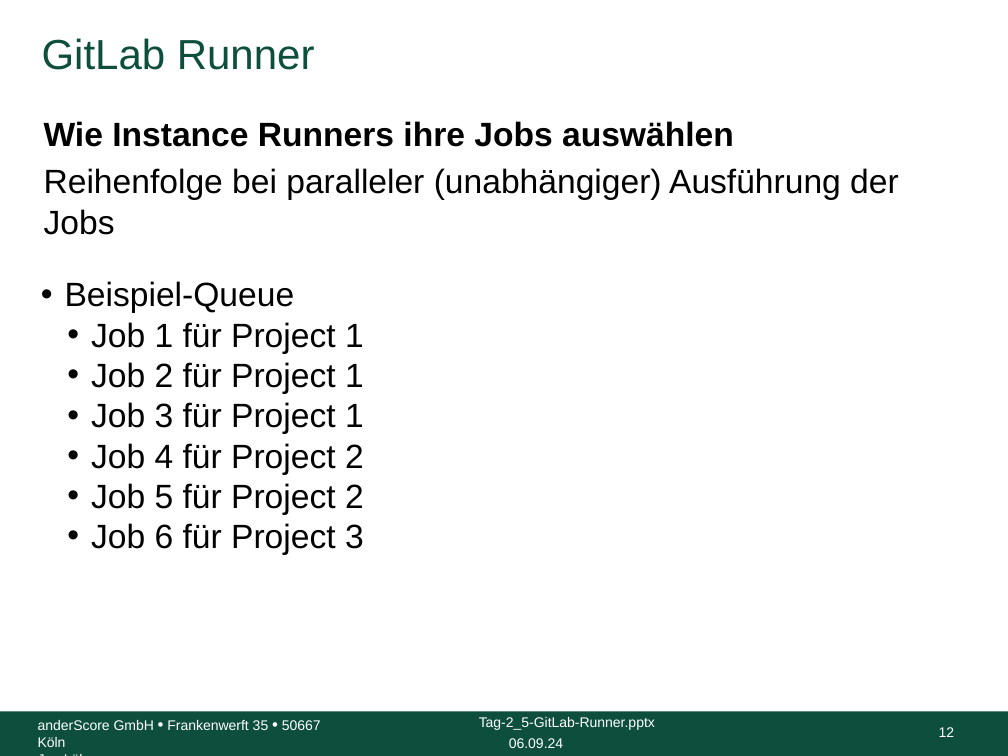
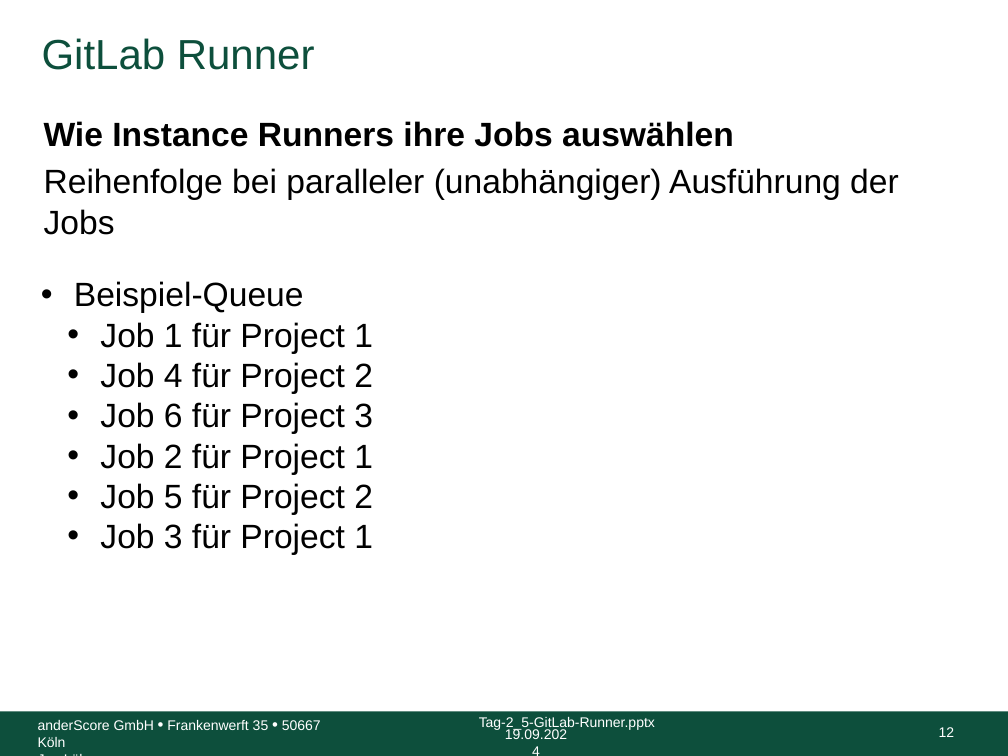
Before and after one commit to anderscore-gmbh/gitlab, a slide deck: slide 12 of slides/Tag-2_5-GitLab-Runner.pptx. Drawn at 1008x756 pixels with LibreOffice and Linux fonts; fonts in the diff are those of the drawing; background and template pictures are left out. Boxes give left, top, right and bottom in pixels: in the first picture for what was removed or moved away, otherwise in the second. Text is boxed around its words. In the diff, an @@ line names an element or a change of style, - is before the commit and + after.

```diff
--- a/slides/Tag-2_5-GitLab-Runner.pptx
+++ b/slides/Tag-2_5-GitLab-Runner.pptx
@@ text at <box>100,362,373,434</box>: paragraphs added @@
+  • Job 4 für Project 2
+  • Job 6 für Project 3
@@ text at <box>91,443,364,555</box>: paragraphs removed @@
-  • Job 4 für Project 2
-  • Job 5 für Project 2
-  • Job 6 für Project 3
@@ text at <box>100,483,373,515</box>: paragraph added @@
+  • Job 5 für Project 2
@@ text at <box>505,729,567,739</box>: text changed @@
-06.09.24
+19.09.2024
```
Also in this commit, not shown: 99 other slides changed, 10 other files.
